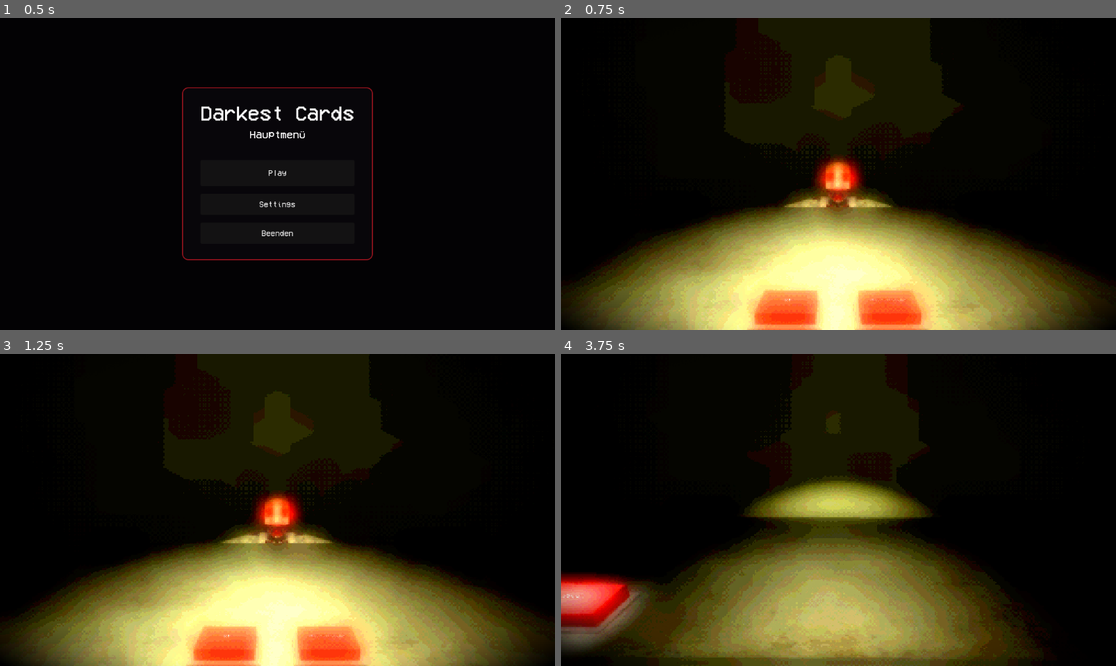
Above: before the commit, frames 1-4 (two rows, left to right).
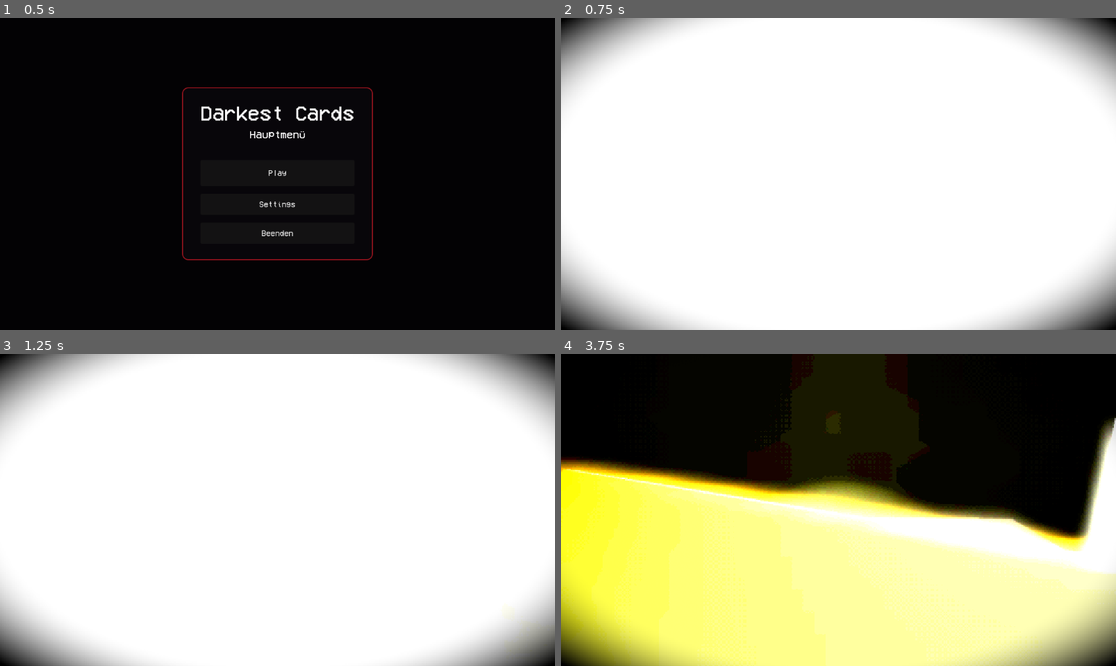
Above: after the commit, the same moments.

Repository: Zwiebelonkel/DarkestCards3D
Game: Godot game, scene res://scenes/main/MainMenu.tscn
Same seed, same stepped clock (60 frames per second), same inputs: the game is played once before the commit and once after it.
Inputs (mouse positions are in pixels of both pictures, inside the frame that each line leads up to):
- Up to frame 1 (0.5 s): no input
- Up to frame 2 (0.75 s): click "Play" at 0.5 s
- Up to frame 3 (1.25 s): no input
- Up to frame 4 (3.75 s): move the mouse to (960, 494) at 1.27 s; hold D (right) 1.28-2 s; click (960, 494) at 1.42 s; drag from (727, 525) to (810, 572) at 2.02 s; move the mouse to (894, 441) at 2.77 s; hold D (right) 2.78-3.5 s; click (894, 441) at 2.92 s; drag from (810, 572) to (672, 463) at 3.52 s

Frame 1 is identical in both runs. In frame 2, 100% of the frame differs, in the area x 0-100%, y 0-100%; in frame 3, 100%; in frame 4, 57%.

Commit message:
Keep pack previews inside UI subviewports

Diff:
--- a/scenes/PackShopUI.tscn
+++ b/scenes/PackShopUI.tscn
@@ -93,34 +93,28 @@
 text = "SOUL COINS: 0"
 horizontal_alignment = 1
 
-[node name="PackOption" type="OptionButton" parent="Panel/MarginContainer/VBoxContainer"]
-custom_minimum_size = Vector2(0, 70)
+[node name="PackChoices" type="HBoxContainer" parent="Panel/MarginContainer/VBoxContainer"]
+custom_minimum_size = Vector2(0, 235)
 layout_mode = 2
 size_flags_horizontal = 3
-focus_mode = 0
-theme_override_fonts/font = ExtResource("1_font")
-theme_override_font_sizes/font_size = 45
-theme_override_styles/hover = SubResource("StyleBoxFlat_button_hover")
-theme_override_styles/pressed = SubResource("StyleBoxFlat_button_pressed")
-theme_override_styles/normal = SubResource("StyleBoxFlat_button_normal")
-
+theme_override_constants/separation = 10
 [node name="InfoLabel" type="Label" parent="Panel/MarginContainer/VBoxContainer"]
-custom_minimum_size = Vector2(0, 230)
+custom_minimum_size = Vector2(0, 185)
 layout_mode = 2
 theme_override_colors/font_color = Color(0.85, 0.8, 0.8, 1)
 theme_override_fonts/font = ExtResource("1_font")
-theme_override_font_sizes/font_size = 46
+theme_override_font_sizes/font_size = 38
 text = "SELECT PACK"
 horizontal_alignment = 1
 vertical_alignment = 1
 autowrap_mode = 3
 
 [node name="BuyButton" type="Button" parent="Panel/MarginContainer/VBoxContainer"]
-custom_minimum_size = Vector2(0, 120)
+custom_minimum_size = Vector2(0, 96)
 layout_mode = 2
 focus_mode = 0
 theme_override_fonts/font = ExtResource("1_font")
-theme_override_font_sizes/font_size = 76
+theme_override_font_sizes/font_size = 60
 theme_override_styles/hover = SubResource("StyleBoxFlat_button_hover")
 theme_override_styles/pressed = SubResource("StyleBoxFlat_button_pressed")
 theme_override_styles/normal = SubResource("StyleBoxFlat_button_normal")
@@ -131,5 +125,5 @@
 layout_mode = 2
 theme_override_colors/font_color = Color(1, 0.68, 0.68, 1)
 theme_override_fonts/font = ExtResource("1_font")
-theme_override_font_sizes/font_size = 72
+theme_override_font_sizes/font_size = 48
 horizontal_alignment = 1
--- a/scripts/ui/PackOpeningScreen.gd
+++ b/scripts/ui/PackOpeningScreen.gd
@@ -4,6 +4,11 @@
 
 const CARD_SCENE := preload("res://scenes/table/Card3D.tscn")
 const RARITY_SOUND_PATH := "res://assets/sounds/SFX/%s.mp3"
+const PACK_VARIANT_COLORS := {
+	"basic": Color(0.95, 0.24, 0.2, 1.0),
+	"rare": Color(0.25, 0.42, 1.0, 1.0),
+	"god": Color(1.0, 0.76, 0.18, 1.0)
+}
 
 @export var card_count := 5
 
@@ -1154,6 +1159,7 @@
 	selected_pack_id = pack_id
 	selected_pack_data = pack_data
 	card_count = int(pack_data.get("card_count", card_count))
+	_apply_pack_variant(pack, pack_id)
 	_pack_bought = true
 
 	info_label.text = str(pack_data.get("name", "Pack")) + " gekauft - PackTop ziehen"
@@ -1200,3 +1206,23 @@
 		_pack_home_scale,
 		0.45
 	).set_trans(Tween.TRANS_BACK).set_ease(Tween.EASE_OUT)
+
+
+func _apply_pack_variant(root: Node, pack_id: String) -> void:
+	var color: Color = PACK_VARIANT_COLORS.get(pack_id, Color.WHITE)
+	for child in root.get_children():
+		_apply_pack_variant(child, pack_id)
+	if root == pack_top:
+		return
+	if root is MeshInstance3D:
+		var mesh_instance := root as MeshInstance3D
+		var surface_count := 1
+		if mesh_instance.mesh:
+			surface_count = mesh_instance.mesh.get_surface_count()
+		for surface in surface_count:
+			var material := StandardMaterial3D.new()
+			material.albedo_color = color
+			material.emission_enabled = true
+			material.emission = color * 0.12
+			material.roughness = 0.45
+			mesh_instance.set_surface_override_material(surface, material)
--- a/scripts/ui/PackShopUI.gd
+++ b/scripts/ui/PackShopUI.gd
@@ -6,7 +6,7 @@
 const VCR_FONT := preload("res://fonts/VCR_OSD_MONO_1.001.ttf")
 
 @onready var balance_label: Label = $Panel/MarginContainer/VBoxContainer/BalanceLabel
-@onready var pack_option: OptionButton = $Panel/MarginContainer/VBoxContainer/PackOption
+@onready var pack_choices: HBoxContainer = $Panel/MarginContainer/VBoxContainer/PackChoices
 @onready var info_label: Label = $Panel/MarginContainer/VBoxContainer/InfoLabel
 @onready var buy_button: Button = $Panel/MarginContainer/VBoxContainer/BuyButton
 @onready var message_label: Label = $Panel/MarginContainer/VBoxContainer/MessageLabel
@@ -14,11 +14,20 @@
 var pack_entries: Array[Dictionary] = []
 var selected_pack_id := ""
 var message_tween: Tween = null
+var _pack_buttons: Array[BaseButton] = []
+var _pack_models: Array[Node3D] = []
+var _buy_locked := false
+
+const PACK_SCENE := preload("res://assets/cards/pack/pack.glb")
+const PACK_VARIANT_COLORS := {
+	"basic": Color(0.95, 0.24, 0.2, 1.0),
+	"rare": Color(0.25, 0.42, 1.0, 1.0),
+	"god": Color(1.0, 0.76, 0.18, 1.0)
+}
 
 
 func _ready() -> void:
 	buy_button.pressed.connect(_on_buy_pressed)
-	pack_option.item_selected.connect(_on_pack_selected)
 
 	refresh_balance()
 	show_message("")
@@ -26,7 +35,7 @@
 
 func set_packs(packs: Dictionary) -> void:
 	pack_entries.clear()
-	pack_option.clear()
+	_clear_pack_choices()
 
 	for pack_id in packs.keys():
 		var data: Dictionary = packs[pack_id]
@@ -36,15 +45,14 @@
 			"data": data
 		})
 
-		pack_option.add_item(str(data.get("name", pack_id)))
+		_add_pack_choice(pack_entries.size() - 1)
 
 	if pack_entries.is_empty():
 		info_label.text = "NO PACKS AVAILABLE"
 		buy_button.disabled = true
 		return
 
-	pack_option.selected = 0
-	_on_pack_selected(0)
+	_select_pack(0)
 
 
 func refresh_balance() -> void:
@@ -76,7 +84,7 @@
 	)
 
 
-func _on_pack_selected(index: int) -> void:
+func _select_pack(index: int) -> void:
 	if index < 0 or index >= pack_entries.size():
 		return
 
@@ -97,7 +105,8 @@
 		description
 	]
 
-	buy_button.disabled = selected_pack_id == ""
+	_update_choice_selection()
+	buy_button.disabled = _buy_locked or selected_pack_id == ""
 
 
 func _on_buy_pressed() -> void:
@@ -107,5 +116,110 @@
 	pack_buy_pressed.emit(selected_pack_id)
 
 func set_buy_locked(locked: bool) -> void:
-	buy_button.disabled = locked
-	pack_option.disabled = locked
+	_buy_locked = locked
+	buy_button.disabled = locked or selected_pack_id == ""
+	for button in _pack_buttons:
+		button.disabled = locked
+
+
+func _process(delta: float) -> void:
+	for model in _pack_models:
+		if is_instance_valid(model):
+			model.rotation_degrees.y += 38.0 * delta
+			model.rotation_degrees.x = -8.0 + sin(Time.get_ticks_msec() * 0.0018) * 3.0
+
+
+func _clear_pack_choices() -> void:
+	_pack_buttons.clear()
+	_pack_models.clear()
+	for child in pack_choices.get_children():
+		child.queue_free()
+
+
+func _add_pack_choice(index: int) -> void:
+	var entry := pack_entries[index]
+	var pack_id := str(entry.get("id", ""))
+	var data: Dictionary = entry.get("data", {})
+
+	var wrapper := PanelContainer.new()
+	wrapper.custom_minimum_size = Vector2(0, 210)
+	wrapper.size_flags_horizontal = Control.SIZE_EXPAND_FILL
+	pack_choices.add_child(wrapper)
+
+	var stack := VBoxContainer.new()
+	stack.mouse_filter = Control.MOUSE_FILTER_IGNORE
+	wrapper.add_child(stack)
+
+	var viewport_container := SubViewportContainer.new()
+	viewport_container.custom_minimum_size = Vector2(0, 142)
+	viewport_container.stretch = true
+	viewport_container.mouse_filter = Control.MOUSE_FILTER_IGNORE
+	stack.add_child(viewport_container)
+
+	var viewport := SubViewport.new()
+	viewport.size = Vector2i(220, 150)
+	viewport.transparent_bg = true
+	viewport.disable_3d = false
+	viewport.render_target_update_mode = SubViewport.UPDATE_ALWAYS
+	viewport_container.add_child(viewport)
+
+	var root := Node3D.new()
+	viewport.add_child(root)
+
+	var camera := Camera3D.new()
+	camera.position = Vector3(0, 0.35, 4.2)
+	camera.fov = 38.0
+	camera.current = true
+	root.add_child(camera)
+
+	var light := DirectionalLight3D.new()
+	light.rotation_degrees = Vector3(-45, 25, 0)
+	light.light_energy = 2.0
+	root.add_child(light)
+
+	var model := PACK_SCENE.instantiate() as Node3D
+	model.scale = Vector3.ONE * 0.8
+	model.rotation_degrees = Vector3(-8, 25, 0)
+	root.add_child(model)
+	_apply_pack_variant(model, pack_id)
+	_pack_models.append(model)
+
+	var label := Label.new()
+	label.text = str(data.get("name", pack_id))
+	label.horizontal_alignment = HORIZONTAL_ALIGNMENT_CENTER
+	label.add_theme_font_override("font", VCR_FONT)
+	label.add_theme_font_size_override("font_size", 26)
+	stack.add_child(label)
+
+	var button := Button.new()
+	button.flat = true
+	button.focus_mode = Control.FOCUS_NONE
+	button.mouse_filter = Control.MOUSE_FILTER_STOP
+	button.set_anchors_preset(Control.PRESET_FULL_RECT)
+	button.pressed.connect(func(): _select_pack(index))
+	wrapper.add_child(button)
+	_pack_buttons.append(button)
+
+
+func _update_choice_selection() -> void:
+	for i in _pack_buttons.size():
+		var entry := pack_entries[i]
+		_pack_buttons[i].text = "SELECTED" if str(entry.get("id", "")) == selected_pack_id else ""
+
+
+func _apply_pack_variant(root: Node, pack_id: String) -> void:
+	var color: Color = PACK_VARIANT_COLORS.get(pack_id, Color.WHITE)
+	for child in root.get_children():
+		_apply_pack_variant(child, pack_id)
+	if root is MeshInstance3D:
+		var mesh_instance := root as MeshInstance3D
+		var surface_count := 1
+		if mesh_instance.mesh:
+			surface_count = mesh_instance.mesh.get_surface_count()
+		for surface in surface_count:
+			var material := StandardMaterial3D.new()
+			material.albedo_color = color
+			material.emission_enabled = true
+			material.emission = color * 0.18
+			material.roughness = 0.45
+			mesh_instance.set_surface_override_material(surface, material)
